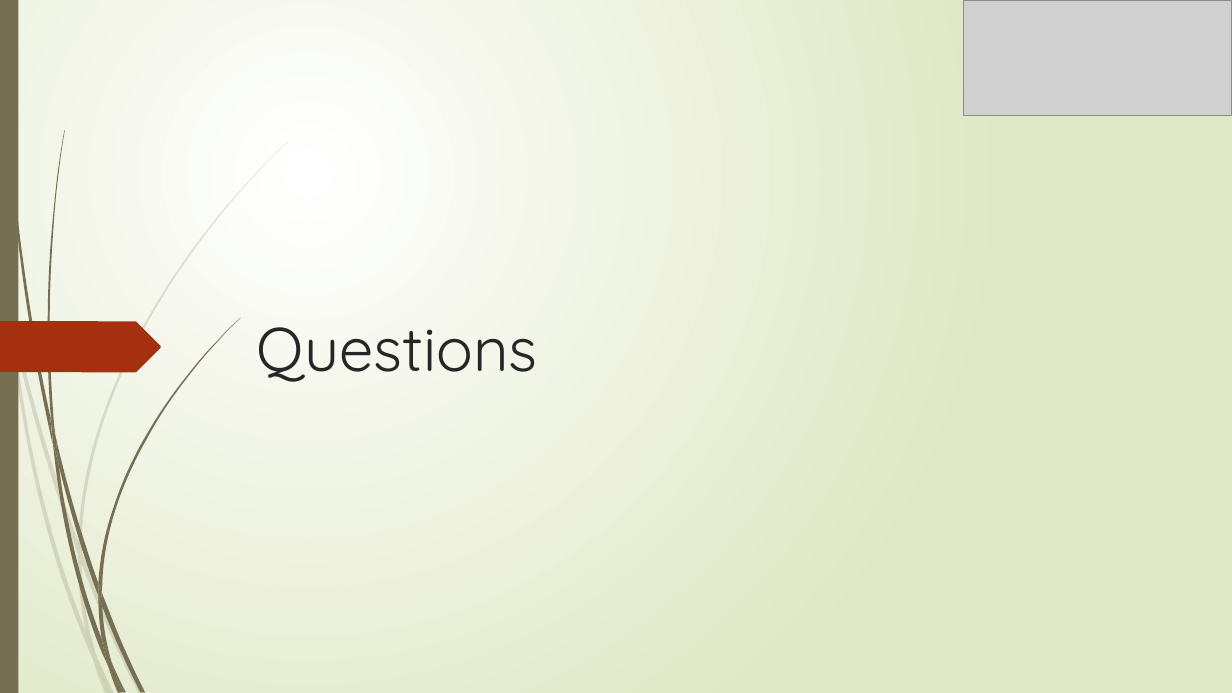
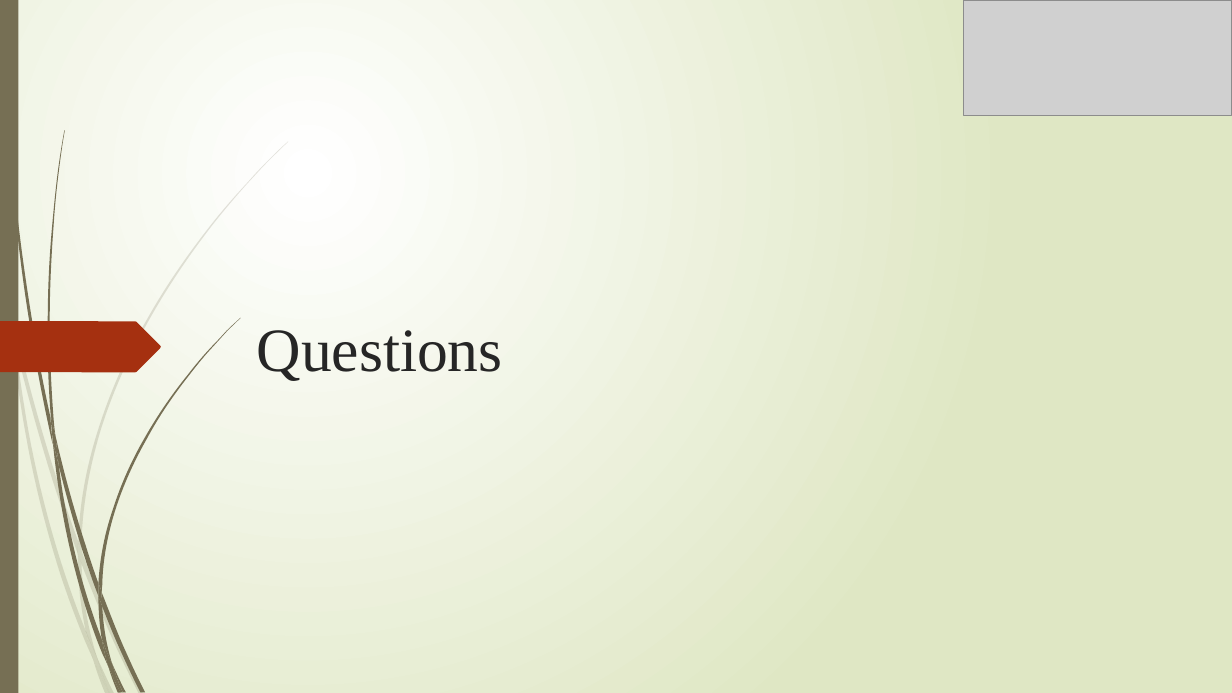
Before and after one commit to Gyalomalom/Ambient-Student-House, a slide deck: slide 23 of Sprint 5/final presentation.pptx (slide 13 before the commit). Drawn at 1232x693 pixels with LibreOffice and Linux fonts; fonts in the diff are those of the drawing; grey boxes stand for pictures. Boxes give left, top, right and bottom in pixels: in the first picture for what was removed or moved away, otherwise in the second. Text is boxed around its words. In the diff, an @@ line names an element or a change of style, - is before the commit and + after.

```diff
--- a/Sprint 5/final presentation.pptx
+++ b/Sprint 5/final presentation.pptx
@@ title "Questions" at bbox=[257, 330, 503, 381]: font Quicksand to Times New Roman @@
```
Also in this commit, not shown: 12 other slides changed, 10 slides added, 37 other files.
